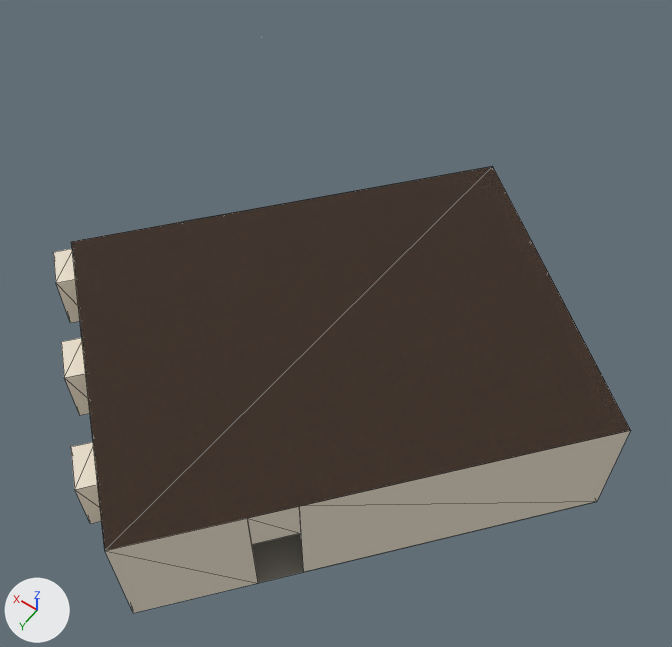
An edit to the glTF model assets/source/worlds/leonberg/handmade/schloss/schloss_eg_gesinde.glb, drawn before and after from the same camera.
Before and after are seen from a 50 mm lens placed at (-28.6, 33.1, 29.4), pointed at (-16.3, 15.9, 2.4). The lights are fixed; the arrows at lower left show +X, +Y and +Z. The older version comes first. Mesh edges are drawn as thin lines. Vertices at exactly the same position are counted once.

The first picture shows 'schloss_eg_gesinde'.
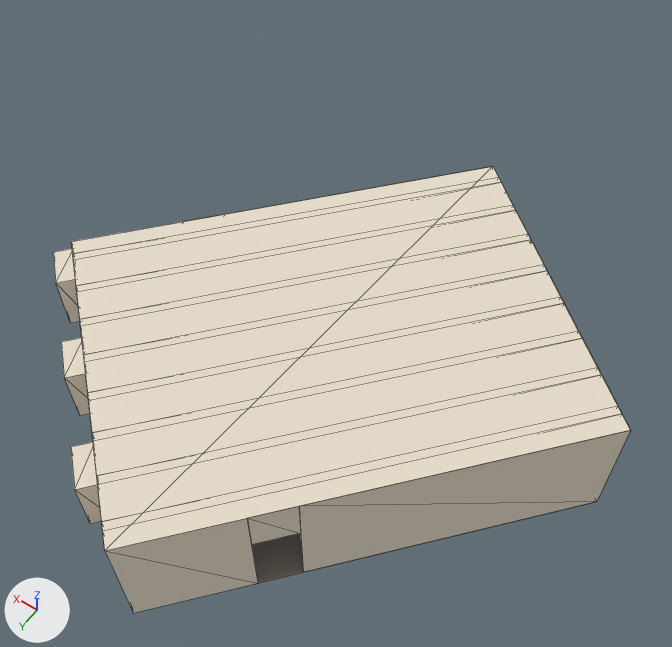
Boxes [x1, y1, x2, y2] around the edits, measured in the pictures (672 x 647 px):
part 1 of me_schloss_eg_gesinde, recoloured (brown to white)
    both: [72, 167, 630, 551]

The edits, one by one:
me_schloss_eg_gesinde is used by ob_schloss_eg_gesinde; location (0.0, 0.0, 0.0).
me_schloss_eg_gesinde had 96 vertices, 118 faces and spanned x -27.5..-11.5, y 12.6..28.9, z 6.3..10.1.
me_schloss_eg_gesinde now has 160 vertices, 166 faces and spans x -27.5..-11.5, y 12.6..28.9, z 6.3..10.1.
me_schloss_eg_gesinde part 1: 2 faces spanning x -27.5..-12.0, y 13.1..28.9, z 10.1 switch from mat_timber_dark to mat_plaster_white (its picture is missing).
Edits to the shape of me_schloss_eg_gesinde do not show in these pictures.
